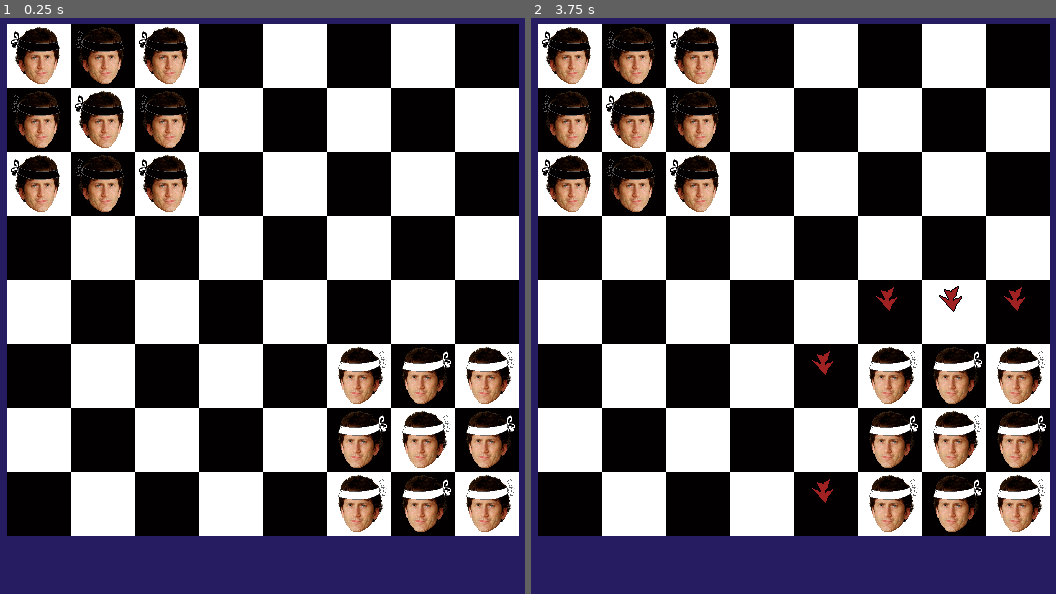
Above: before the commit, frames 1-2 (left to right).
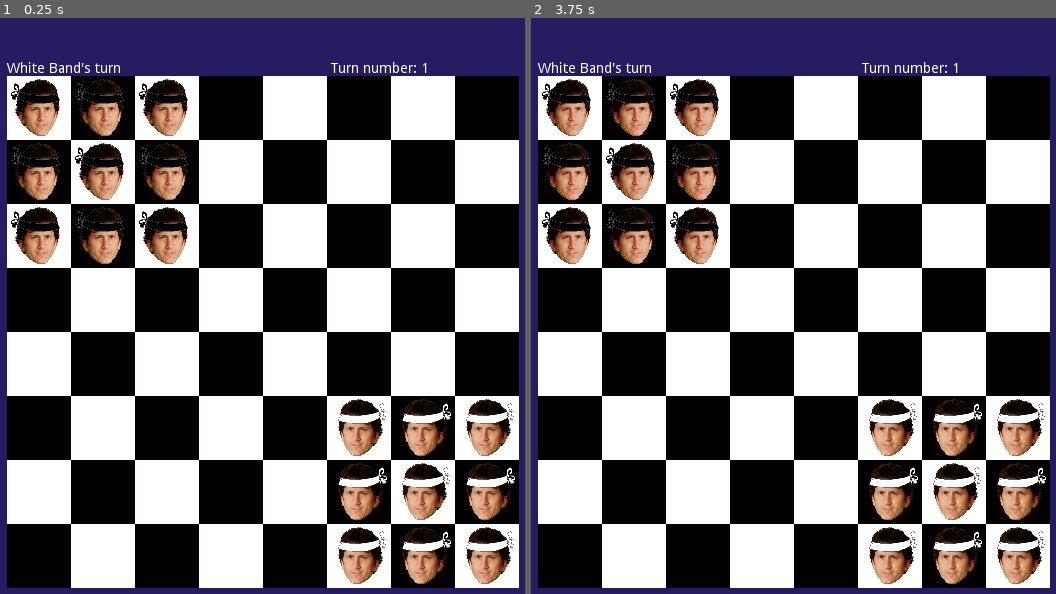
Above: after the commit, the same moments.

Repository: h1ken/corners
Game: Godot game, scene res://GameScreen.tscn
The game is run twice, just before and just after one commit, with the same random seed, the same clock (stepped at 60 frames per second) and the same inputs.
Inputs (mouse positions are in pixels of both pictures, inside the frame that each line leads up to):
- Up to frame 1 (0.25 s): no input
- Up to frame 2 (3.75 s): tap Enter at 0.5, 2, 3.5 s; click (793, 277) at 0.67 s; tap Space at 1.25, 2.75 s; move the mouse to (672, 317) at 1.27 s; click (672, 317) at 1.42 s; move the mouse to (856, 127) at 2.02 s; click (856, 127) at 2.17 s; move the mouse to (762, 421) at 2.77 s; click (762, 421) at 2.92 s; move the mouse to (972, 386) at 3.52 s; click (972, 386) at 3.67 s

The runs differ from the first frame. In frame 1, 78% of the frame differs, in the area x 1-99%, y 1-99%; in frame 2, 78%.
Error before the commit: Invalid get index 'pos' (on base: 'null instance'). (res://Board.gd:98)

Commit message:
Finished basic part of task.
Learned a lot!

Diff:
--- a/Board.gd
+++ b/Board.gd
@@ -1,4 +1,8 @@
 extends PanelContainer
+
+# Signal of winner
+signal player_won
+signal new_game
 
 # Enum for grid
 enum { EMPTY, WHITE, BLACK }
@@ -33,27 +37,61 @@
 
 # Override block
 func _ready():
-	init_game_state()
-	init_pawns()
+	_on_new_game()
+	global.connect("turn_end", self, "_on_Global_turn_end")
+	self.connect("new_game", self, "_on_new_game")
 
 func _process(delta):
 	if global.selected_pawn_name != "-":
 		show_moves()
 	elif $AvailibleSteps.get_used_rect():
 		$AvailibleSteps.clear()
-	pass
 
 func _gui_input(event):
 	if event is InputEventMouseButton:
 		mouse_handler(event)
 
+func _on_Global_turn_end():
+	var last_player = global.current_player_turn
+	var x = PAWNS_QUANTITY
+
+	$UI/PlayerColorLabel.lines_skipped = 2 - last_player
+	$UI/TurnNumberLabel.text = "Turn number: " + str(global.turn_number)
+	while x > 0:
+		x -= 1
+		var pos = Vector2(x % PAWNS_IN_ROW, x / PAWNS_IN_ROW)
+		if last_player == BLACK:
+			pos = board_size - Vector2(1, 1) - pos
+
+		if global.grid[pos.x][pos.y] != last_player:
+			x = -1
+	if x == 0:
+		emit_signal("player_won")
+
+func _on_Board_player_won():
+	$BoardTiles.set_process_input(false)
+	global.current_player_turn = EMPTY
+	$UI/WinPanel.visible = true
+
+func _on_NewGameButton_pressed():
+	$UI/WinPanel.visible = false
+	emit_signal("new_game")
+
 # Block of new functions
+func _on_new_game():
+	$BoardTiles.set_process_input(true)
+	init_game_state()
+	init_pawns()
+
 func init_game_state():
 	init_grid()
 	global.current_player_turn = WHITE
 	global.turn_number = 1
+	$UI/PlayerColorLabel.lines_skipped = 0
+	$UI/TurnNumberLabel.text = "Turn number: " + str(global.turn_number)
 
 func init_grid():
+	global.grid.clear()
 	for x in range(board_size.x):
 		global.grid.append([])
 		for y in range(board_size.y):
@@ -78,6 +116,7 @@
 	tmp_todd.position = $BoardTiles.map_to_world(pos) + tile_center
 	tmp_todd.pos = pos
 	global.grid[pos.x][pos.y] = band_color
+	self.connect("new_game", tmp_todd, "_on_new_game")
 	self.add_child(tmp_todd)
 
 func pawn_retreat(name):
@@ -87,26 +126,26 @@
 	tmp.was_moved = false
 	tmp.jumped = false
 	tmp.pos = global.selected_pawn_pos
+	tmp.material.set_shader_param("anime", 0.0)
 	tmp.position = $BoardTiles.map_to_world(tmp.pos) + tile_center
 
+# This was made to unload input function
 func mouse_handler(event):
 	if event.button_index == BUTTON_LEFT and event.pressed:
 		var pos = $BoardTiles.world_to_map(event.position)
 
 		# Move pawn to selected position if it is ok
-		var current_pawn2 = get_node(global.selected_pawn_name)
-		print(current_pawn2.pos.x - pos.x, " ", current_pawn2.pos.y - pos.y)
 		if global.selected_pawn_name != "-" and is_available_move(pos):
 			var current_pawn = get_node(global.selected_pawn_name)
 
 			current_pawn.position = $BoardTiles.map_to_world(pos) + tile_center
-			print(current_pawn.pos.x - pos.x, " ", current_pawn.pos.y - pos.y)
 			if abs(current_pawn.pos.x - pos.x) == 2 \
 					or abs(current_pawn.pos.y - pos.y) == 2:
 				current_pawn.jumped = true
 			current_pawn.pos = pos
 			current_pawn.was_moved = true
 
+# Use perfectly done arrow to point nearest possible moves
 func show_moves():
 	var selected_pawn = get_node(global.selected_pawn_name)
 
@@ -118,6 +157,7 @@
 			if is_available_move(cell_pos):
 				$AvailibleSteps.set_cellv(cell_pos, 0)
 
+# Check is cell with pos coordinates is viable move
 func is_available_move(pos):
 	var selected_pawn = get_node(global.selected_pawn_name)
 	var distance = selected_pawn.pos - pos
--- a/GameScreen.tscn
+++ b/GameScreen.tscn
@@ -26,10 +26,22 @@
 1/shapes = [  ]
 1/z_index = 0
 
+[sub_resource type="Shader" id=3]
+code = "shader_type canvas_item;
+
+void vertex() {
+  // Animate Arrow
+	VERTEX += vec2(0, sin(TIME * 4.0) * 8.0);
+}"
+
+[sub_resource type="ShaderMaterial" id=4]
+shader = SubResource( 3 )
+
 [sub_resource type="TileSet" id=2]
 0/name = "Arrow"
 0/texture = ExtResource( 3 )
 0/tex_offset = Vector2( 0, 0 )
+0/material = SubResource( 4 )
 0/modulate = Color( 1, 1, 1, 1 )
 0/region = Rect2( 0, 0, 64, 64 )
 0/tile_mode = 0
@@ -47,10 +59,9 @@
 
 [node name="Board" type="PanelContainer" parent="."]
 margin_left = 44.0
-margin_top = 93.9999
+margin_top = 145.62
 margin_right = 556.0
-margin_bottom = 606.0
-rect_clip_content = true
+margin_bottom = 657.62
 script = ExtResource( 1 )
 
 [node name="BoardTiles" type="TileMap" parent="Board"]
@@ -63,3 +74,71 @@
 z_as_relative = false
 tile_set = SubResource( 2 )
 format = 1
+
+[node name="UI" type="CanvasLayer" parent="Board"]
+
+[node name="PlayerColorLabel" type="Label" parent="Board/UI"]
+margin_left = 44.0
+margin_top = 132.0
+margin_right = 190.0
+margin_bottom = 146.0
+text = "White Band's turn
+Black Band's turn"
+autowrap = true
+max_lines_visible = 1
+
+[node name="TurnNumberLabel" type="Label" parent="Board/UI"]
+margin_left = 368.0
+margin_top = 132.0
+margin_right = 490.0
+margin_bottom = 146.0
+text = "Turn number: 1"
+
+[node name="WinPanel" type="Panel" parent="Board/UI"]
+visible = false
+anchor_left = 0.5
+anchor_top = 0.5
+anchor_right = 0.5
+anchor_bottom = 0.5
+margin_left = -175.5
+margin_top = -115.0
+margin_right = 175.5
+margin_bottom = 115.0
+
+[node name="NewGameButton" type="Button" parent="Board/UI/WinPanel"]
+anchor_left = 0.5
+anchor_top = 1.0
+anchor_right = 0.5
+anchor_bottom = 1.0
+margin_left = -126.5
+margin_top = -84.81
+margin_right = 126.5
+margin_bottom = -22.81
+text = "New game"
+
+[node name="WinnerLabel" type="Label" parent="Board/UI/WinPanel"]
+anchor_left = 0.5
+anchor_top = 0.5
+anchor_right = 0.5
+anchor_bottom = 0.5
+margin_left = -88.0
+margin_top = -7.0
+margin_right = 88.0
+margin_bottom = 7.0
+text = "White Player won!"
+align = 1
+
+[node name="GratzLabel" type="Label" parent="Board/UI/WinPanel"]
+anchor_left = 0.5
+anchor_top = 0.5
+anchor_right = 0.5
+anchor_bottom = 0.5
+margin_left = -87.5
+margin_top = -79.0
+margin_right = 88.5
+margin_bottom = -43.0
+text = "congratulations!"
+align = 1
+uppercase = true
+[connection signal="player_won" from="Board" to="Board" method="_on_Board_player_won"]
+[connection signal="pressed" from="Board/UI/WinPanel/NewGameButton" to="Board" method="_on_NewGameButton_pressed"]
--- a/ToddPawnBase.gd
+++ b/ToddPawnBase.gd
@@ -37,9 +37,12 @@
 		$Band.flip_h = true
 		flip_h = true
 
+func _on_new_game():
+	self.queue_free()
+
 # Called every frame. 'delta' is the elapsed time since the previous frame.
-func _process(delta):
-	pass
+#func _process(delta):
+#	pass
 
 func _on_CenterContainer_gui_input(event):
 	if event is InputEventMouseButton and event.button_index == BUTTON_LEFT and event.pressed:
@@ -56,12 +59,14 @@
 	if global.selected_pawn_name != "-":
 		get_parent().pawn_retreat(global.selected_pawn_name)
 	self.is_chosen = true
+	self.material.set_shader_param("anime", 3.0)
 	global.selected_pawn_name = self.name
 	global.selected_pawn_pos = pos
 
 func unchoose_self():
 	self.is_chosen = false
 	global.selected_pawn_name = "-"
+	self.material.set_shader_param("anime", 0.0)
 	global.selected_pawn_pos = Vector2(-1, -1)
 
 func end_turn():
@@ -69,9 +74,9 @@
 
 	self.was_moved = false
 	self.jumped = false
-	global.turn_number += 1
 	global.grid[self.pos.x][self.pos.y] = self.wearing
 	global.grid[previous_pos.x][previous_pos.y] = BAND_COLOR.NONE
+	global.turn_number += 1
 	global.current_player_turn = 3 - global.current_player_turn
 
 # Functions END
--- a/ToddPawnBase.tscn
+++ b/ToddPawnBase.tscn
@@ -1,14 +1,32 @@
-[gd_scene load_steps=3 format=2]
+[gd_scene load_steps=5 format=2]
 
 [ext_resource path="res://art/todd.png" type="Texture" id=1]
 [ext_resource path="res://ToddPawnBase.gd" type="Script" id=2]
 
+[sub_resource type="Shader" id=1]
+code = "shader_type canvas_item;
+
+uniform float anime = 0.0;
+
+void vertex() {
+  // Animate Sprite moving up and down
+  if (anime != 0.0)
+	VERTEX += vec2(0, sin(TIME * anime) * 75.0);
+}"
+
+[sub_resource type="ShaderMaterial" id=2]
+resource_local_to_scene = true
+shader = SubResource( 1 )
+shader_param/anime = 0.0
+
 [node name="ToddPawnBase" type="Sprite"]
+material = SubResource( 2 )
 scale = Vector2( 0.04, 0.04 )
 texture = ExtResource( 1 )
 script = ExtResource( 2 )
 
 [node name="Band" type="Sprite" parent="."]
+use_parent_material = true
 
 [node name="CenterContainer" type="CenterContainer" parent="."]
 margin_left = -515.0
--- a/global.gd
+++ b/global.gd
@@ -1,8 +1,11 @@
 extends Node
+
+# Signal for new turn
+signal turn_end
 
 # Game state variables
 var current_player_turn
-var turn_number
+var turn_number = 1 setget turn_end
 
 var selected_pawn_name = "-"
 var selected_pawn_pos = Vector2(-1, -1)
@@ -13,3 +16,11 @@
 
 func _ready():
 	pass
+
+func turn_end(value):
+	if value == 1:
+		turn_number = 1;
+	else:
+		turn_number = value
+		emit_signal("turn_end")
+	pass
Not shown: 1 places in GameScreen.tscn that only renumber resources
